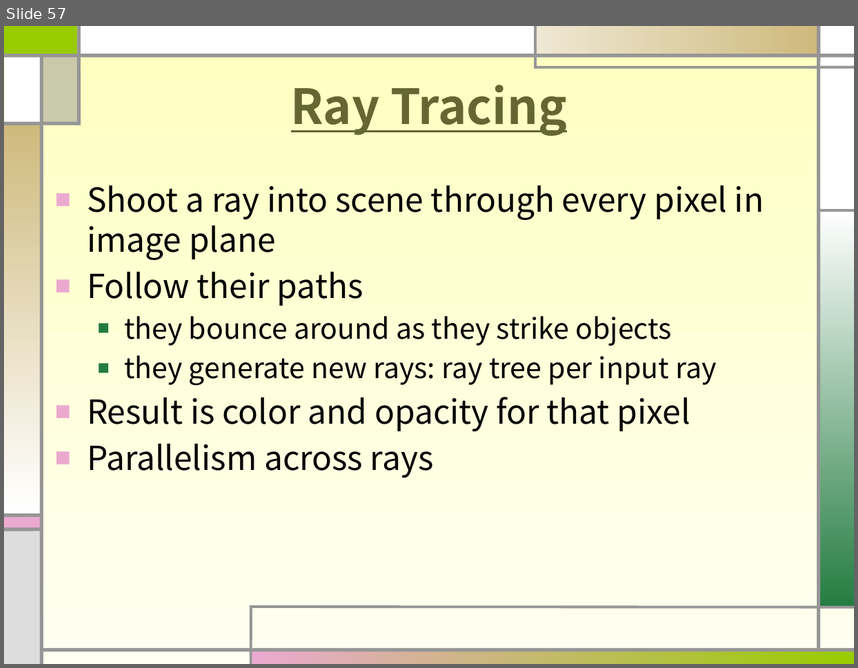
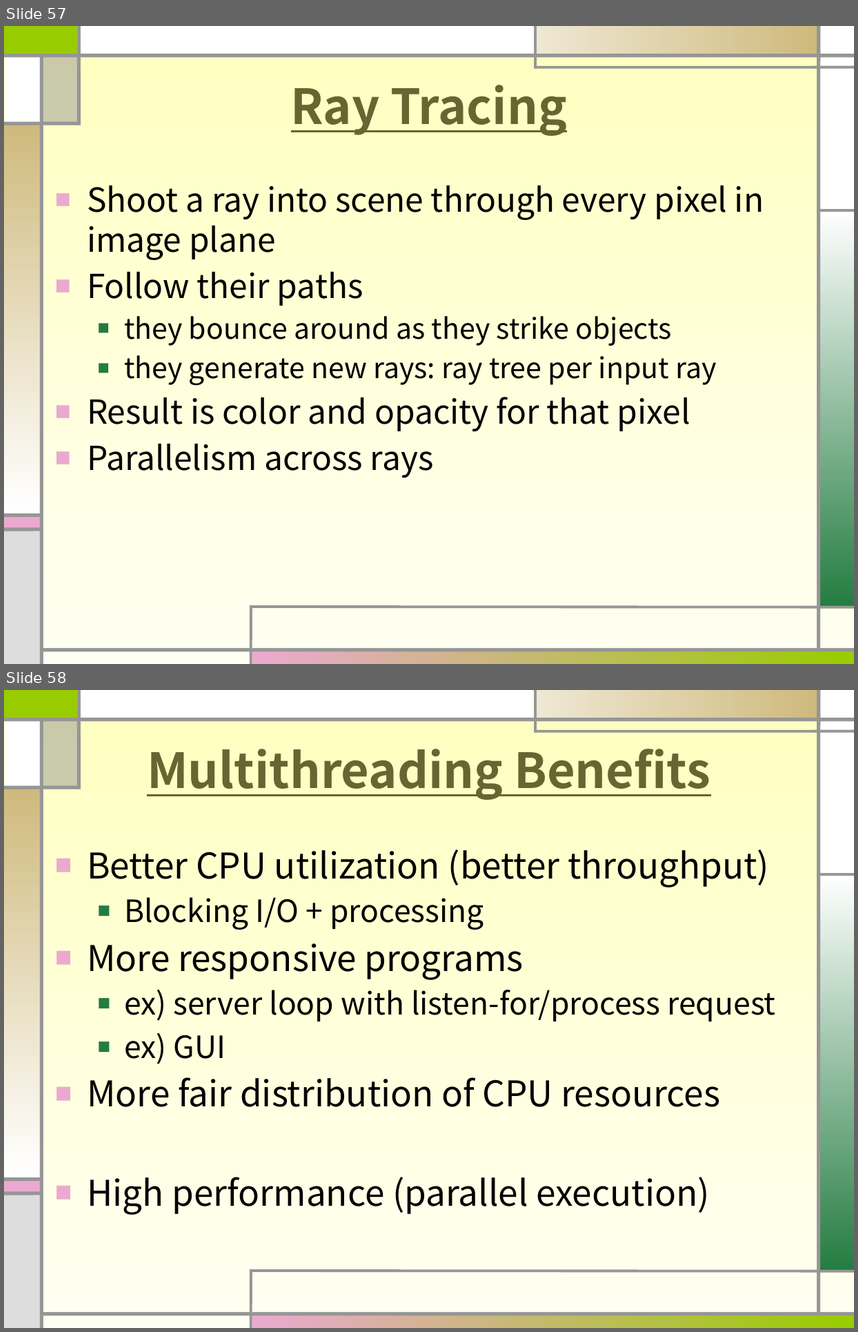
Before and after one commit to sohnbong/multicore26, a slide deck: multicore03-updated.pptx. Shown one above the other, each under a label of ours: slide 57 before the commit, slides 57 and 58 after it. The pictures are 858x668 and 858x1332 pixels, drawn with LibreOffice and Linux fonts; fonts in the diff are those of the drawing. Boxes give left, top, right and bottom in pixels: in the first picture for what was removed or moved away, otherwise in the second. Text is boxed around its words. In the diff, an @@ line names an element or a change of style, - is before the commit and + after.

```diff
--- a/multicore03-updated.pptx
+++ b/multicore03-updated.pptx
@@ slide 58 added at box(4, 690, 854, 1328), background gradient #FFFFBF to #FFFFF2; not listed: 24 template elements that a slide beside it also shows @@
@@ title added at box(147, 749, 711, 800), 41 pt, text #666633, bold, underline @@
+Multithreading Benefits
@@ text added at box(87, 849, 775, 1214), 30 pt, text #000000 @@
+■ Better CPU utilization (better throughput)
+  ■ Blocking I/O + processing
+■ More responsive programs
+  ■ ex) server loop with listen-for/process request
+  ■ ex) GUI
+■ More fair distribution of CPU resources
+■ High performance (parallel execution)
```
Also in this commit, not shown: 1 other slide added.
